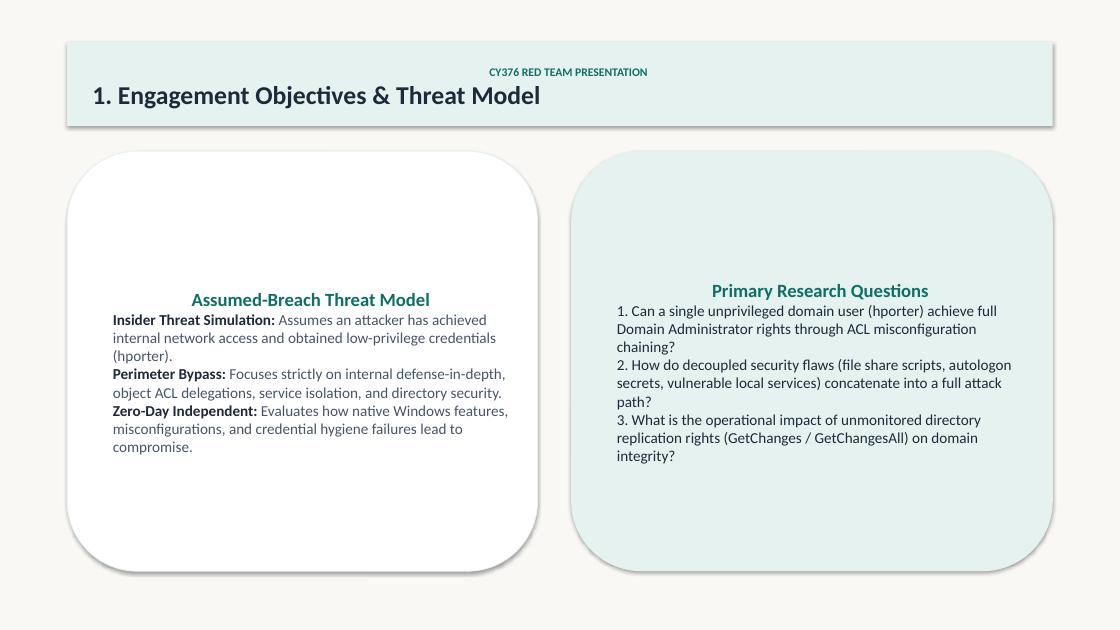
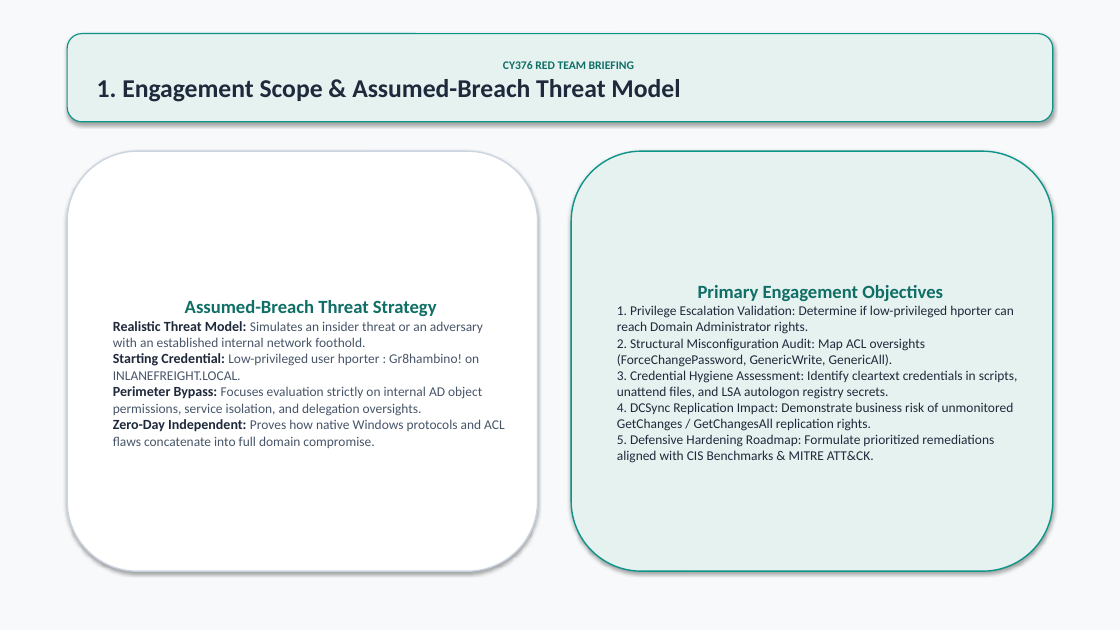
Before and after one commit to Mazonia/privilege-escalation-n-dom-compromise, a slide deck: slide 2 of docs/INLANEFREIGHT_AD_Compromise_Presentation.pptx. Drawn at 1120x630 pixels with LibreOffice and Linux fonts; fonts in the diff are those of the drawing. Boxes give left, top, right and bottom in pixels: in the first picture for what was removed or moved away, otherwise in the second. Text is boxed around its words. In the diff, an @@ line names an element or a change of style, - is before the commit and + after.

```diff
--- a/docs/INLANEFREIGHT_AD_Compromise_Presentation.pptx
+++ b/docs/INLANEFREIGHT_AD_Compromise_Presentation.pptx
@@ background #F9F8F5 to #F8F9FA @@
@@ rounded rectangle "CY376 RED TEAM BRIEFING": place and size @@
-rounded rectangle "CY376 RED TEAM BRIEFING" at [67,42,1053,126]
+rounded rectangle "CY376 RED TEAM BRIEFING" at [67,34,1053,122]
@@ rounded rectangle "CY376 RED TEAM BRIEFING" at [67,34,1053,122]: rectangle to rounded rectangle; outline none to #0D9488 1 pt @@
@@ text in rounded rectangle at [97,61,680,102]: text changed @@
-CY376 RED TEAM PRESENTATION
-1. Engagement Objectives & Threat Model
+CY376 RED TEAM BRIEFING
+1. Engagement Scope & Assumed-Breach Threat Model
@@ rounded rectangle "Assumed-Breach Threat Strategy" at [67,151,538,571]: outline #E6F2F0 0.75 pt to #CBD5E1 1.2 pt @@
@@ rounded rectangle "Primary Engagement Objectives" at [571,151,1053,571]: outline none to #0D9488 1.2 pt @@
@@ text in rounded rectangle at [617,285,1018,463]: text changed; size 13 to 11.5 pt @@
-Primary Research Questions
-1. Can a single unprivileged domain user (hporter) achieve full Domain Administrator rights through ACL misconfiguration chaining?
-2. How do decoupled security flaws (file share scripts, autologon secrets, vulnerable local services) concatenate into a full attack path?
-3. What is the operational impact of unmonitored directory replication rights (GetChanges / GetChangesAll) on domain integrity?
+Primary Engagement Objectives
+1. Privilege Escalation Validation: Determine if low-privileged hporter can reach Domain Administrator rights.
+2. Structural Misconfiguration Audit: Map ACL oversights (ForceChangePassword, GenericWrite, GenericAll).
+3. Credential Hygiene Assessment: Identify cleartext credentials in scripts, unattend files, and LSA autologon registry secrets.
+4. DCSync Replication Impact: Demonstrate business risk of unmonitored GetChanges / GetChangesAll replication rights.
+5. Defensive Hardening Roadmap: Formulate prioritized remediations aligned with CIS Benchmarks & MITRE ATT&CK.
@@ text in rounded rectangle at [113,300,504,448]: text changed; size 13 to 11.5 pt @@
-Assumed-Breach Threat Model
-Insider Threat Simulation: Assumes an attacker has achieved internal network access and obtained low-privilege credentials (hporter).
-Perimeter Bypass: Focuses strictly on internal defense-in-depth, object ACL delegations, service isolation, and directory security.
-Zero-Day Independent: Evaluates how native Windows features, misconfigurations, and credential hygiene failures lead to compromise.
+Assumed-Breach Threat Strategy
+Realistic Threat Model: Simulates an insider threat or an adversary with an established internal network foothold.
+Starting Credential: Low-privileged user hporter : Gr8hambino! on INLANEFREIGHT.LOCAL.
+Perimeter Bypass: Focuses evaluation strictly on internal AD object permissions, service isolation, and delegation oversights.
+Zero-Day Independent: Proves how native Windows protocols and ACL flaws concatenate into full domain compromise.
```
Also in this commit, not shown: 8 other slides changed, 2 other files.
